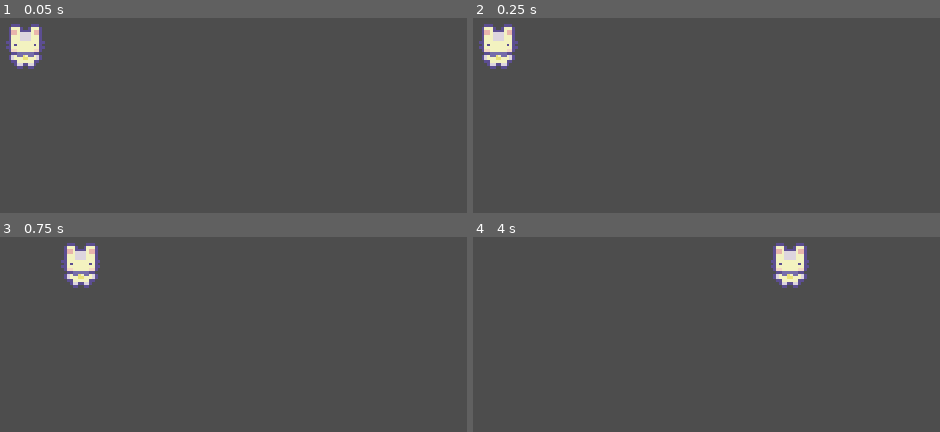
Above: before the commit, frames 1-4 (two rows, left to right).
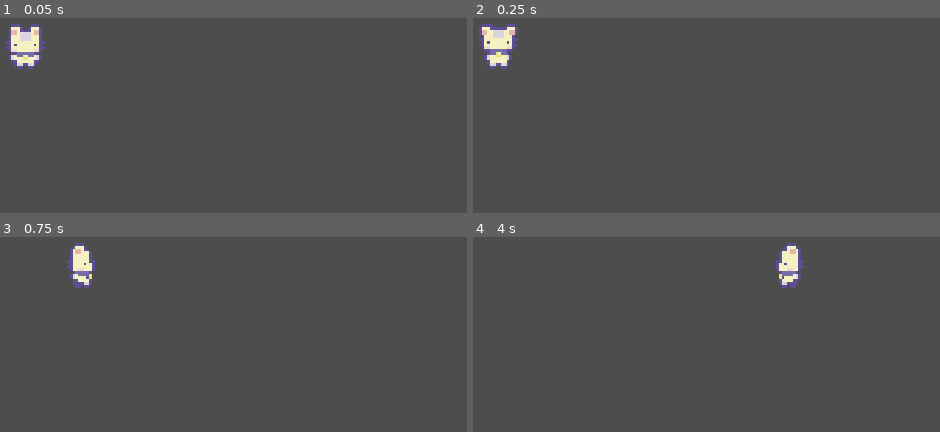
Above: after the commit, the same moments.

Repository: sonukuldeep/godot-ep-1
Game: Godot game, scene res://Levels/game_level.tscn
The game is run twice, just before and just after one commit, with the same random seed, the same clock (stepped at 60 frames per second) and the same inputs.
Inputs:
- Up to frame 1 (0.05 s): no input
- Up to frame 2 (0.25 s): no input
- Up to frame 3 (0.75 s): tap Enter at 0.5 s; hold Right (right) from 0.53 s (still down)
- Up to frame 4 (4 s): release Right (right) at 1.28 s; hold Down (down) 1.28-2.03 s; hold Right (right) 2.03-2.78 s; tap Space at 2.75 s; hold Up (up) 2.78-3.53 s; hold Left (left) from 3.53 s (still down)

Frame 1 is identical in both runs. In frame 2, 0.7% of the frame differs, in the area x 1-10%, y 3-24%; in frame 3, 1.1%, in the area x 13-22%, y 3-27%; in frame 4, 1.1%.

Commit message:
player movement complete

Diff:
--- a/Characters/player_cat.gd
+++ b/Characters/player_cat.gd
@@ -1,6 +1,14 @@
 extends CharacterBody2D
 
 @export var move_speed: float = 100
+@export var starting_direction: Vector2 = Vector2(0,1)
+
+
+@onready var animation_tree = $AnimationTree
+@onready var state_machine = animation_tree.get("parameters/playback")
+
+func _ready():
+	update_animation_parameters(starting_direction)
 
 func _physics_process(_delta):
 #	get input direction
@@ -8,8 +16,22 @@
 		Input.get_action_strength("right") - Input.get_action_strength("left"),
 		Input.get_action_strength("down") - Input.get_action_strength("up")
 	)
-	#print(input_direction)
+
+	update_animation_parameters(input_direction)
 
 	velocity = input_direction * move_speed
 
 	move_and_slide()
+	pick_new_state()
+
+func update_animation_parameters(move_input: Vector2):
+	#dont change animation params if there is no move input
+	if(move_input != Vector2.ZERO):
+		animation_tree.set("parameters/idle/blend_position", move_input)
+		animation_tree.set("parameters/walk/blend_position", move_input)
+
+func pick_new_state():
+	if(velocity != Vector2.ZERO):
+		state_machine.travel("walk")
+	else:
+		state_machine.travel("idle")
--- a/Characters/player_cat.tscn
+++ b/Characters/player_cat.tscn
@@ -1,10 +1,240 @@
-[gd_scene load_steps=4 format=3 uid="uid://6s5la3g857ju"]
+[gd_scene load_steps=29 format=3 uid="uid://6s5la3g857ju"]
 
 [ext_resource type="Texture2D" uid="uid://cdpspgy82iuu1" path="res://Art/Sprout Lands - Sprites - Basic pack/Characters/Basic Charakter Spritesheet.png" id="1_63cit"]
 [ext_resource type="Script" path="res://Characters/player_cat.gd" id="1_od4nu"]
 
 [sub_resource type="RectangleShape2D" id="RectangleShape2D_vx1d8"]
 size = Vector2(12, 6)
+
+[sub_resource type="Animation" id="Animation_uwu05"]
+length = 0.001
+tracks/0/type = "value"
+tracks/0/imported = false
+tracks/0/enabled = true
+tracks/0/path = NodePath("Sprite2D:frame")
+tracks/0/interp = 1
+tracks/0/loop_wrap = true
+tracks/0/keys = {
+"times": PackedFloat32Array(0),
+"transitions": PackedFloat32Array(1),
+"update": 1,
+"values": [0]
+}
+
+[sub_resource type="Animation" id="Animation_l1ksj"]
+resource_name = "idle_down"
+length = 0.4
+loop_mode = 1
+tracks/0/type = "value"
+tracks/0/imported = false
+tracks/0/enabled = true
+tracks/0/path = NodePath("Sprite2D:frame")
+tracks/0/interp = 1
+tracks/0/loop_wrap = true
+tracks/0/keys = {
+"times": PackedFloat32Array(0, 0.2),
+"transitions": PackedFloat32Array(1, 1),
+"update": 1,
+"values": [0, 1]
+}
+
+[sub_resource type="Animation" id="Animation_oloj4"]
+resource_name = "idle_left"
+length = 0.4
+loop_mode = 1
+tracks/0/type = "value"
+tracks/0/imported = false
+tracks/0/enabled = true
+tracks/0/path = NodePath("Sprite2D:frame")
+tracks/0/interp = 1
+tracks/0/loop_wrap = true
+tracks/0/keys = {
+"times": PackedFloat32Array(0, 0.2),
+"transitions": PackedFloat32Array(1, 1),
+"update": 1,
+"values": [8, 9]
+}
+
+[sub_resource type="Animation" id="Animation_ni3or"]
+resource_name = "idle_right"
+length = 0.4
+loop_mode = 1
+tracks/0/type = "value"
+tracks/0/imported = false
+tracks/0/enabled = true
+tracks/0/path = NodePath("Sprite2D:frame")
+tracks/0/interp = 1
+tracks/0/loop_wrap = true
+tracks/0/keys = {
+"times": PackedFloat32Array(0, 0.2),
+"transitions": PackedFloat32Array(1, 1),
+"update": 1,
+"values": [12, 13]
+}
+
+[sub_resource type="Animation" id="Animation_51djm"]
+resource_name = "idle_up"
+length = 0.4
+loop_mode = 1
+tracks/0/type = "value"
+tracks/0/imported = false
+tracks/0/enabled = true
+tracks/0/path = NodePath("Sprite2D:frame")
+tracks/0/interp = 1
+tracks/0/loop_wrap = true
+tracks/0/keys = {
+"times": PackedFloat32Array(0, 0.2),
+"transitions": PackedFloat32Array(1, 1),
+"update": 1,
+"values": [4, 5]
+}
+
+[sub_resource type="Animation" id="Animation_0wsmg"]
+resource_name = "walk_down"
+length = 0.4
+loop_mode = 1
+tracks/0/type = "value"
+tracks/0/imported = false
+tracks/0/enabled = true
+tracks/0/path = NodePath("Sprite2D:frame")
+tracks/0/interp = 1
+tracks/0/loop_wrap = true
+tracks/0/keys = {
+"times": PackedFloat32Array(0, 0.2),
+"transitions": PackedFloat32Array(1, 1),
+"update": 1,
+"values": [2, 3]
+}
+
+[sub_resource type="Animation" id="Animation_5d3aw"]
+resource_name = "walk_left"
+length = 0.4
+loop_mode = 1
+tracks/0/type = "value"
+tracks/0/imported = false
+tracks/0/enabled = true
+tracks/0/path = NodePath("Sprite2D:frame")
+tracks/0/interp = 1
+tracks/0/loop_wrap = true
+tracks/0/keys = {
+"times": PackedFloat32Array(0, 0.2),
+"transitions": PackedFloat32Array(1, 1),
+"update": 1,
+"values": [10, 11]
+}
+
+[sub_resource type="Animation" id="Animation_fyvnv"]
+resource_name = "walk_right"
+length = 0.4
+loop_mode = 1
+tracks/0/type = "value"
+tracks/0/imported = false
+tracks/0/enabled = true
+tracks/0/path = NodePath("Sprite2D:frame")
+tracks/0/interp = 1
+tracks/0/loop_wrap = true
+tracks/0/keys = {
+"times": PackedFloat32Array(0, 0.2),
+"transitions": PackedFloat32Array(1, 1),
+"update": 1,
+"values": [14, 15]
+}
+
+[sub_resource type="Animation" id="Animation_gpyk1"]
+resource_name = "walk_up"
+length = 0.4
+loop_mode = 1
+tracks/0/type = "value"
+tracks/0/imported = false
+tracks/0/enabled = true
+tracks/0/path = NodePath("Sprite2D:frame")
+tracks/0/interp = 1
+tracks/0/loop_wrap = true
+tracks/0/keys = {
+"times": PackedFloat32Array(0, 0.2),
+"transitions": PackedFloat32Array(1, 1),
+"update": 1,
+"values": [6, 7]
+}
+
+[sub_resource type="AnimationLibrary" id="AnimationLibrary_cd6e3"]
+_data = {
+"RESET": SubResource("Animation_uwu05"),
+"idle_down": SubResource("Animation_l1ksj"),
+"idle_left": SubResource("Animation_oloj4"),
+"idle_right": SubResource("Animation_ni3or"),
+"idle_up": SubResource("Animation_51djm"),
+"walk_down": SubResource("Animation_0wsmg"),
+"walk_left": SubResource("Animation_5d3aw"),
+"walk_right": SubResource("Animation_fyvnv"),
+"walk_up": SubResource("Animation_gpyk1")
+}
+
+[sub_resource type="AnimationNodeAnimation" id="AnimationNodeAnimation_fesge"]
+animation = &"idle_down"
+
+[sub_resource type="AnimationNodeAnimation" id="AnimationNodeAnimation_2bca0"]
+animation = &"idle_right"
+
+[sub_resource type="AnimationNodeAnimation" id="AnimationNodeAnimation_mxkqf"]
+animation = &"idle_up"
+
+[sub_resource type="AnimationNodeAnimation" id="AnimationNodeAnimation_pt4q0"]
+animation = &"idle_left"
+
+[sub_resource type="AnimationNodeBlendSpace2D" id="AnimationNodeBlendSpace2D_8wbvt"]
+blend_point_0/node = SubResource("AnimationNodeAnimation_fesge")
+blend_point_0/pos = Vector2(0, 1)
+blend_point_1/node = SubResource("AnimationNodeAnimation_2bca0")
+blend_point_1/pos = Vector2(1, 0)
+blend_point_2/node = SubResource("AnimationNodeAnimation_mxkqf")
+blend_point_2/pos = Vector2(0, -0.9)
+blend_point_3/node = SubResource("AnimationNodeAnimation_pt4q0")
+blend_point_3/pos = Vector2(-1, 0.1)
+min_space = Vector2(-1, -1.1)
+max_space = Vector2(1, 1.1)
+blend_mode = 1
+
+[sub_resource type="AnimationNodeAnimation" id="AnimationNodeAnimation_rlcw2"]
+animation = &"walk_down"
+
+[sub_resource type="AnimationNodeAnimation" id="AnimationNodeAnimation_s3wb6"]
+animation = &"walk_right"
+
+[sub_resource type="AnimationNodeAnimation" id="AnimationNodeAnimation_3mvyh"]
+animation = &"walk_up"
+
+[sub_resource type="AnimationNodeAnimation" id="AnimationNodeAnimation_1upom"]
+animation = &"walk_left"
+
+[sub_resource type="AnimationNodeBlendSpace2D" id="AnimationNodeBlendSpace2D_1iwes"]
+blend_point_0/node = SubResource("AnimationNodeAnimation_rlcw2")
+blend_point_0/pos = Vector2(0, 1.1)
+blend_point_1/node = SubResource("AnimationNodeAnimation_s3wb6")
+blend_point_1/pos = Vector2(1, 0.1)
+blend_point_2/node = SubResource("AnimationNodeAnimation_3mvyh")
+blend_point_2/pos = Vector2(0, -0.9)
+blend_point_3/node = SubResource("AnimationNodeAnimation_1upom")
+blend_point_3/pos = Vector2(-1, 0.1)
+min_space = Vector2(-1, -1.1)
+max_space = Vector2(1, 1.1)
+blend_mode = 1
+
+[sub_resource type="AnimationNodeStateMachineTransition" id="AnimationNodeStateMachineTransition_tpdty"]
+advance_mode = 2
+
+[sub_resource type="AnimationNodeStateMachineTransition" id="AnimationNodeStateMachineTransition_jduqq"]
+
+[sub_resource type="AnimationNodeStateMachineTransition" id="AnimationNodeStateMachineTransition_w2tnd"]
+
+[sub_resource type="AnimationNodeStateMachine" id="AnimationNodeStateMachine_qdg0n"]
+states/idle/node = SubResource("AnimationNodeBlendSpace2D_8wbvt")
+states/idle/position = Vector2(339, 100)
+states/walk/node = SubResource("AnimationNodeBlendSpace2D_1iwes")
+states/walk/position = Vector2(475, 100)
+transitions = ["Start", "idle", SubResource("AnimationNodeStateMachineTransition_tpdty"), "idle", "walk", SubResource("AnimationNodeStateMachineTransition_jduqq"), "walk", "idle", SubResource("AnimationNodeStateMachineTransition_w2tnd")]
+
+[sub_resource type="AnimationNodeStateMachinePlayback" id="AnimationNodeStateMachinePlayback_3sfm7"]
 
 [node name="PlayerCat" type="CharacterBody2D"]
 script = ExtResource("1_od4nu")
@@ -17,3 +247,16 @@
 [node name="CollisionShape2D" type="CollisionShape2D" parent="."]
 position = Vector2(0, 5)
 shape = SubResource("RectangleShape2D_vx1d8")
+
+[node name="AnimationPlayer" type="AnimationPlayer" parent="."]
+libraries = {
+"": SubResource("AnimationLibrary_cd6e3")
+}
+
+[node name="AnimationTree" type="AnimationTree" parent="."]
+tree_root = SubResource("AnimationNodeStateMachine_qdg0n")
+anim_player = NodePath("../AnimationPlayer")
+active = true
+parameters/playback = SubResource("AnimationNodeStateMachinePlayback_3sfm7")
+parameters/idle/blend_position = Vector2(0.0702988, 0.350655)
+parameters/walk/blend_position = Vector2(0.135325, 0.552402)
